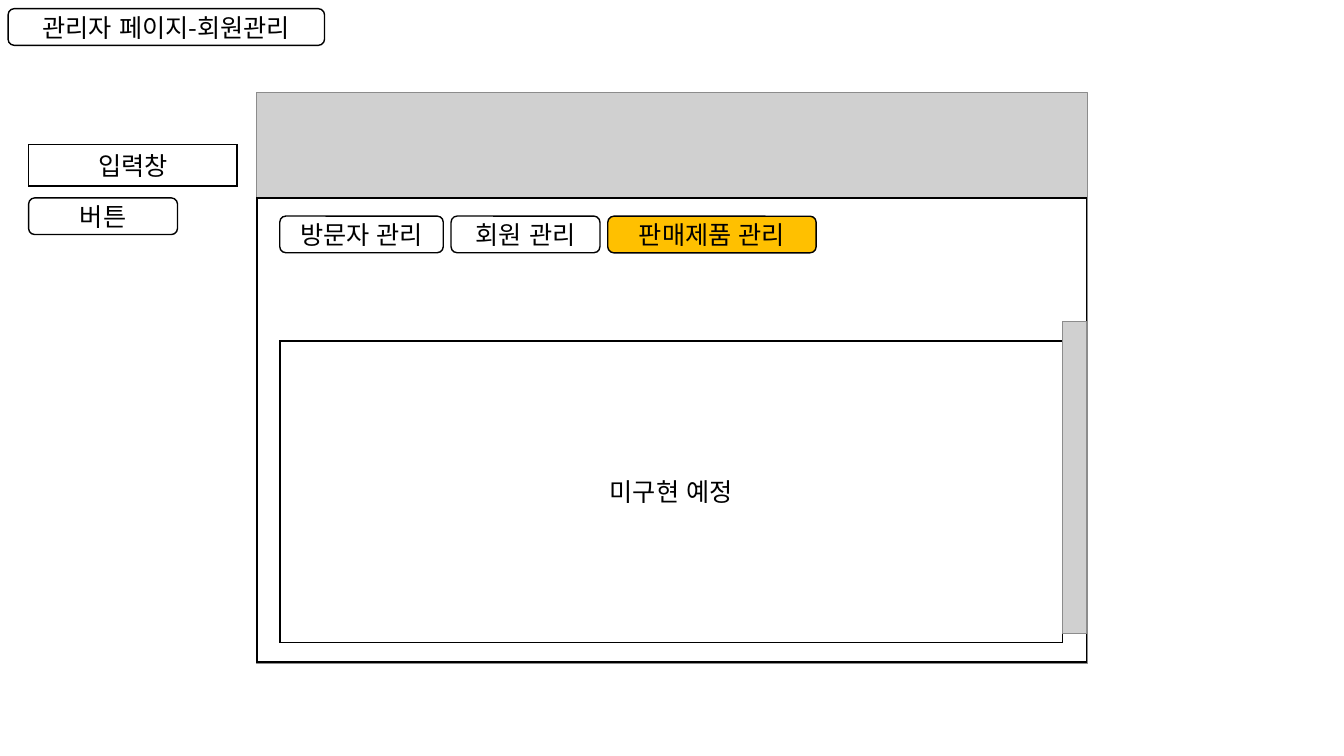
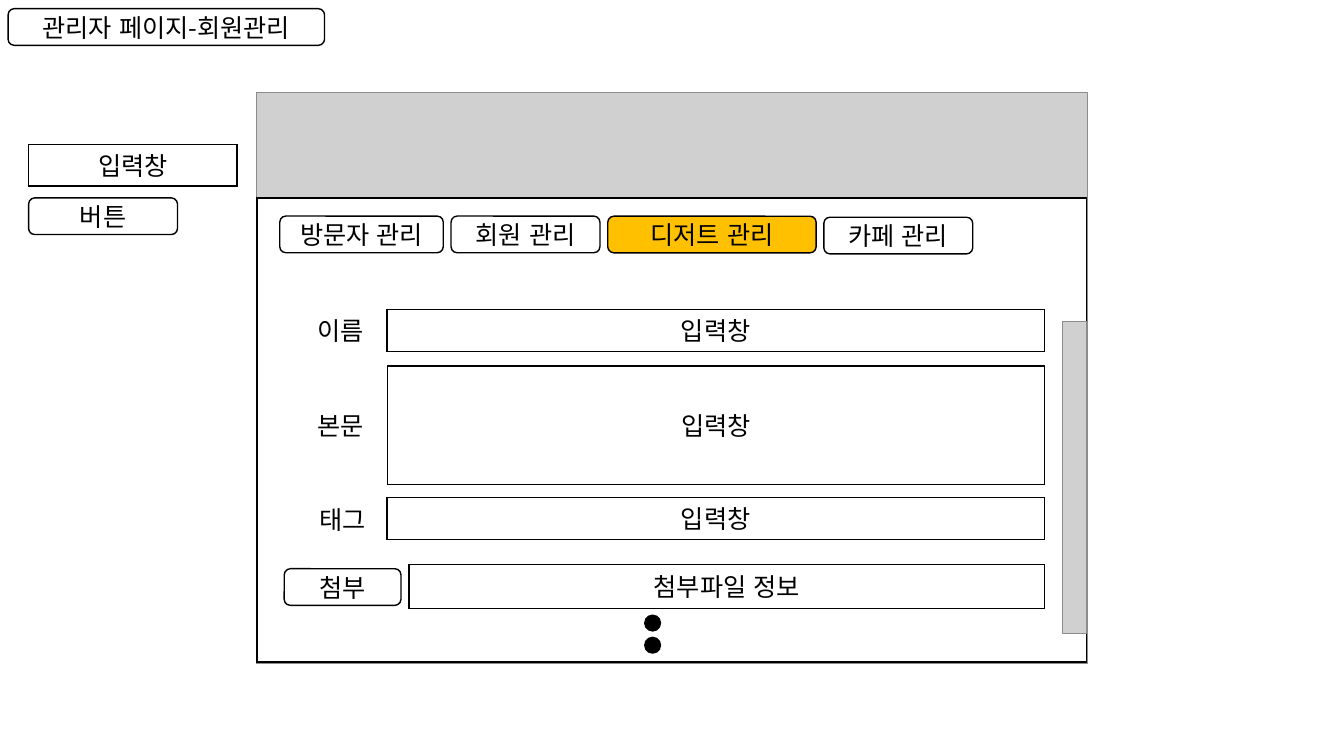
Before and after one commit to Chan242/K_dessert, a slide deck: slide 19 of 2_제안서/기획서/세미프로젝트_웹페이지구조.pptx (slide 18 before the commit). Drawn at 1344x756 pixels with LibreOffice and Linux fonts; fonts in the diff are those of the drawing; grey boxes stand for pictures. Boxes give left, top, right and bottom in pixels: in the first picture for what was removed or moved away, otherwise in the second. Text is boxed around its words. In the diff, an @@ line names an element or a change of style, - is before the commit and + after.

Commit message:
관리자페이지 컨텐츠 추가

```diff
--- a/2_제안서/기획서/세미프로젝트_웹페이지구조.pptx
+++ b/2_제안서/기획서/세미프로젝트_웹페이지구조.pptx
@@ text in rounded rectangle at <box>650,223,773,246</box>: text changed @@
-판매제품 관리
+디저트 관리
@@ rounded rectangle added at <box>824,217,973,253</box>, outline #000000 1 pt, 18 pt, text #000000 @@
+카페 관리
@@ text added at <box>318,319,364,342</box>, 18 pt, text #000000 @@
+이름
@@ rectangle added at <box>387,310,1045,352</box>, fill #FFFFFF, outline #000000 1 pt, 18 pt, text #000000 @@
+입력창
@@ rectangle removed at <box>280,341,1064,642</box> @@
-미구현 예정
@@ rectangle added at <box>388,366,1045,485</box>, fill #FFFFFF, outline #000000 1 pt, 18 pt, text #000000 @@
+입력창
@@ text added at <box>318,415,364,437</box>, 18 pt, text #000000 @@
+본문
@@ text added at <box>319,508,365,531</box>, 18 pt, text #000000 @@
+태그
@@ rectangle added at <box>387,498,1045,540</box>, fill #FFFFFF, outline #000000 1 pt, 18 pt, text #000000 @@
+입력창
@@ rounded rectangle added at <box>284,569,401,605</box>, fill #FFFFFF, outline #000000 1 pt, 18 pt, text #000000 @@
+첨부
@@ rectangle added at <box>409,565,1045,609</box>, fill #FFFFFF, outline #000000 1 pt, 18 pt, text #000000 @@
+첨부파일 정보
@@ ellipse added at <box>645,615,661,631</box>, fill #000000, outline #000000 1 pt @@
@@ ellipse added at <box>645,637,661,653</box>, fill #000000, outline #000000 1 pt @@
```
Also in this commit, not shown: 1 other slide changed, 2 slides added, 1 other file.
